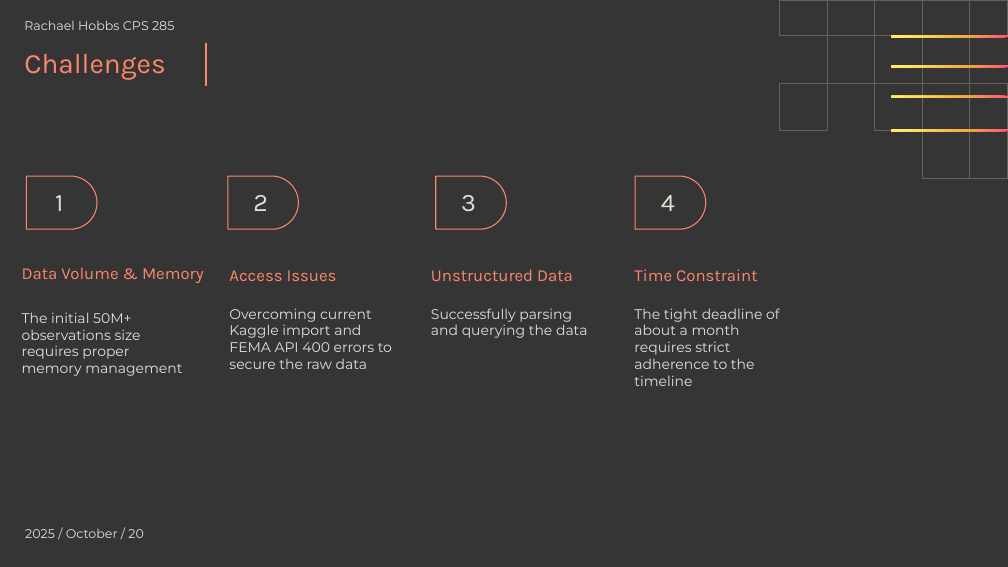
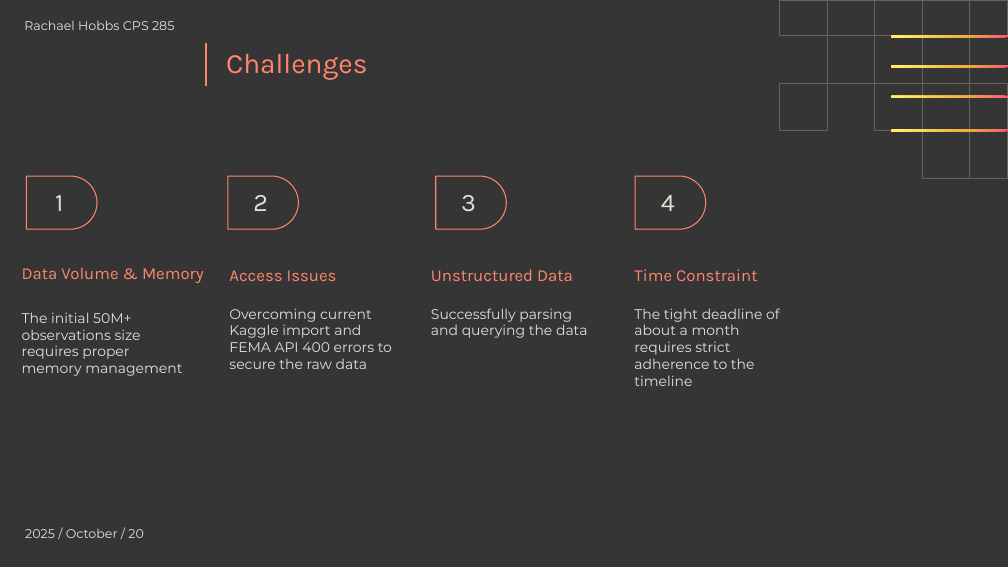
Before and after one commit to Lovjoy/FEMA_NFIP_Flood_Policies_Project, a slide deck: slide 8 of HobbsFEMA-NFIP-Flood-Proposal.pptx. Drawn at 1008x567 pixels with LibreOffice and Linux fonts; fonts in the diff are those of the drawing. Boxes give left, top, right and bottom in pixels: in the first picture for what was removed or moved away, otherwise in the second. Text is boxed around its words. In the diff, an @@ line names an element or a change of style, - is before the commit and + after.

```diff
--- a/HobbsFEMA-NFIP-Flood-Proposal.pptx
+++ b/HobbsFEMA-NFIP-Flood-Proposal.pptx
@@ title "Challenges": place and size @@
-title "Challenges" at (24, 54, 165, 80)
+title "Challenges" at (226, 54, 367, 80)
```
Also in this commit, not shown: 5 other slides changed.
